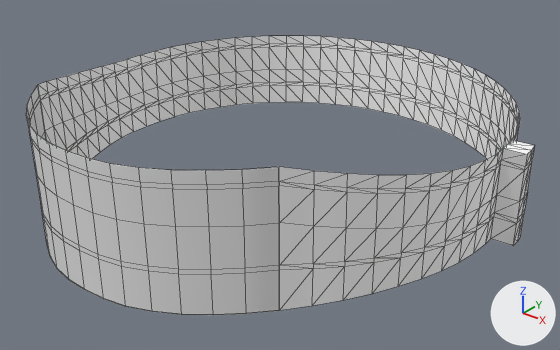
Before and after pictures for a commit that changed the FBX model Assets/Content/LevelDesign/FBXs/ProBuilder_Walls.fbx.
The view is the same before and after, from a camera (50 mm lens) standing at (121.9, -157.1, 96.4) and looking at (5.8, -12.1, 6.5). The axes (+X, +Y, +Z) are drawn at lower right. The lights are the same throughout. The older version comes first. Mesh edges are drawn as thin lines. Where no turn or scale is listed for an object, it has been applied to the vertices.

The first picture shows 'ProBuilder_Walls'.
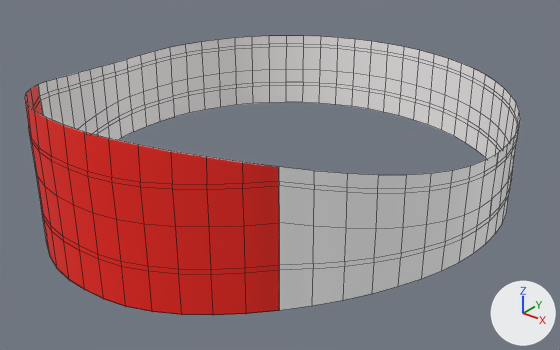
Where the newer file only moved an object's origin or applied its transform, the numbers keep the older frame.

Diff of the bpy script that builds the scene:
```diff
--- a/Assets/Content/LevelDesign/FBXs/ProBuilder_Walls.fbx.py
+++ b/Assets/Content/LevelDesign/FBXs/ProBuilder_Walls.fbx.py
@@ mat_glass_1_001 @@
+mat_glass_1_001 = principled_material('Glass_1.001')
+mat_glass_1_001.base_color = (1.0, 0.0171, 0.00925)  # red #ff2318
@@ mat_white_prototype_001 @@
+mat_white_prototype_001 = principled_material('White_Prototype.001')
+mat_white_prototype_001.base_color = (1.0, 1.0, 1.0)  # white #ffffff
@@ mat_orange_prototype @@
+mat_orange_prototype = principled_material('Orange_Prototype')
+mat_orange_prototype.base_color = (1.0, 1.0, 1.0)  # white #ffffff
@@ me_scene_002 @@
 # used by ob_probuilder_walls; location = (0.0, 0.0, 0.0)
-me_scene_002.from_pydata(...)  # 524 vertices, 780 faces; spans x -59.8..65.3, y -73.1..59.8, z -0.2..33.2
-me_scene_002.materials.append(mat_white_prototype_002)  # white #ffffff
-me_scene_002.materials.append(mat_orange_prototype_002)  # white #ffffff
+me_scene_002.from_pydata(...)  # 500 vertices, 431 faces; spans x -59.8..59.8, y -73.0..59.8, z -0.2..38.6
+# me_scene_002 part 1: 20 vertices moved from x -28.2..28.2, y -73.1..-62.2, z 33.2 to x -28.2..28.2, y -72.9..-62.0, z 35.9..38.6; 7 vertices removed from x -37.9..33.2, y -62.4..-52.4, z 33.2; 6 vertices added at x -33.2..33.2, y -62.1..-57.5, z 34.7..35.9
+# me_scene_002 part 2: 36 vertices removed from x 59.0..65.3, y 2.9..9.0, z -0.2..24.0; 13 vertices added at x 59.5..59.8, y 0.0..5.9, z -0.1..23.9
+# me_scene_002 part 3: 23 vertices removed from x -59.5..-37.9, y -52.2..-5.9, z 6.3..20.8; 23 vertices added at x -59.5..-37.9, y -52.2..-5.9, z 6.1..12.0
+# me_scene_002 part 4: 79 faces spanning x -37.9..37.9, y -73.0..-52.4, z -0.1..38.6 switch from mat_glass (white #e7e7e7) to mat_glass_1_001 (red #ff2318)
+me_scene_002.materials.append(mat_white_prototype_001)  # white #ffffff
+me_scene_002.materials.append(mat_orange_prototype)  # white #ffffff
```

Boxes (x1, y1, x2, y2) around the edits, measured in the pictures (560 x 350 px; the box of a moved part takes in the faces that stretch with it):
'ProBuilder_Walls', reshaped: before (26, 36, 535, 315); after (25, 36, 520, 315)
part 1 of me_scene_002, moved or reshaped: before (26, 85, 279, 185); after (25, 85, 279, 185)
part 2 of me_scene_002, cut back: before (486, 137, 535, 246); after (486, 137, 514, 243)
part 3 of me_scene_002, moved or reshaped: before (40, 72, 145, 159); after (41, 67, 145, 140)
part 4 of me_scene_002, recoloured (white to red): (28, 97, 279, 315) in both
